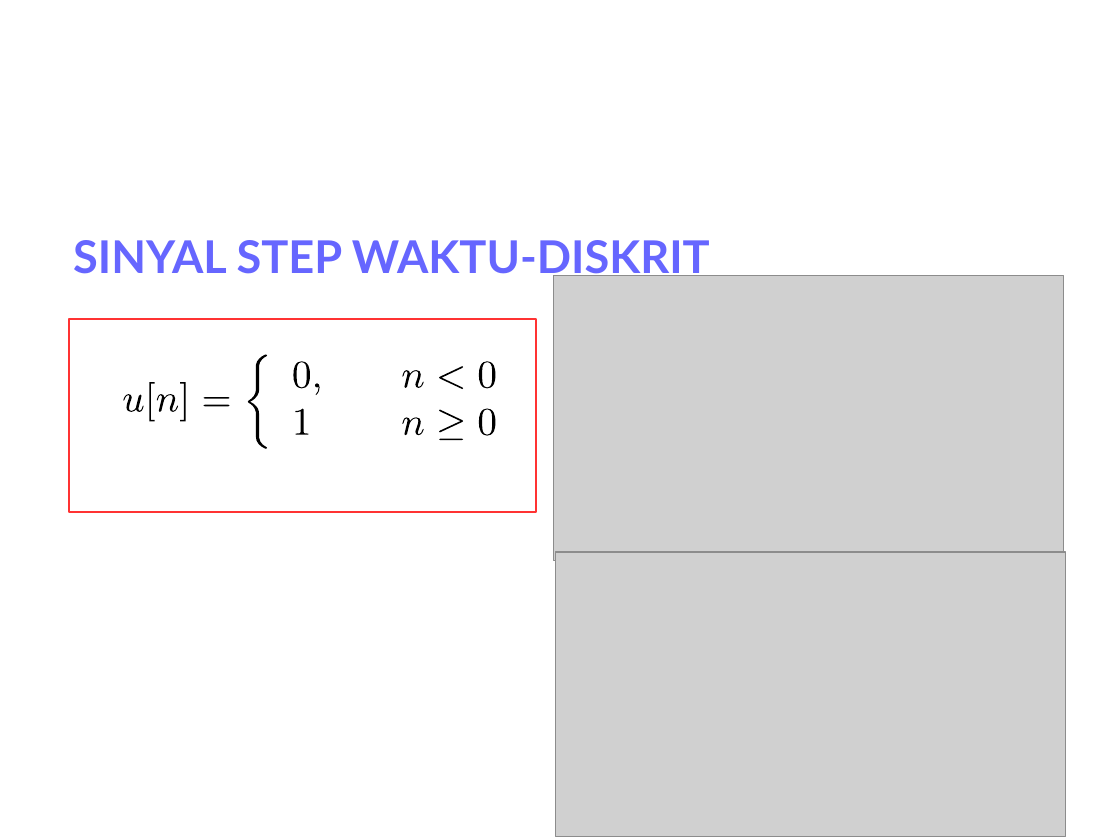
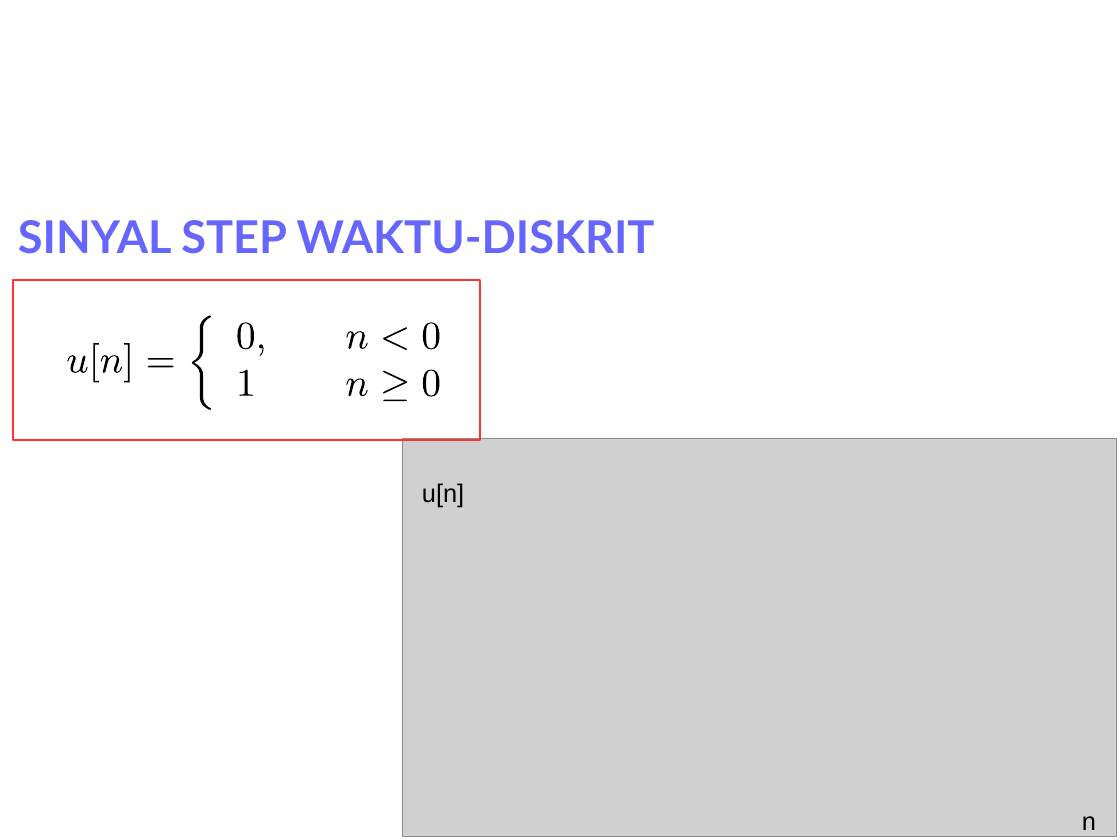
Before and after one commit to bagustris/sinyalsistem, a slide deck: slide 30 of slides/Week1_SinyalSistem.odp. Drawn at 1120x840 pixels with LibreOffice and Linux fonts; fonts in the diff are those of the drawing; grey boxes stand for pictures; background and template pictures are left out. Boxes give left, top, right and bottom in pixels: in the first picture for what was removed or moved away, otherwise in the second. Text is boxed around its words. In the diff, an @@ line names an element or a change of style, - is before the commit and + after.

```diff
--- a/slides/Week1_SinyalSistem.odp
+++ b/slides/Week1_SinyalSistem.odp
@@ text "SINYAL STEP WAKTU-DISKRIT" rewrapped from [73,240,710,282] to [18,220,655,254] @@
@@ rectangle: place and size @@
-rectangle at [69,319,537,512]
+rectangle at [12,281,480,440]
@@ picture removed at [554,276,1064,561] @@
@@ freeform shape: place and size @@
-freeform shape at [149,382,154,422]
+freeform shape at [66,312,441,407]
@@ freeform shape at [66,312,441,407]: fill #000000 to #FFFFFF @@
@@ freeform shape: place and size @@
-freeform shape at [315,383,320,395]
+freeform shape at [192,316,211,411]
@@ freeform shape: place and size @@
-freeform shape at [402,370,424,388]
+freeform shape at [238,322,254,350]
@@ freeform shape: place and size @@
-freeform shape at [296,409,309,435]
+freeform shape at [383,327,408,350]
@@ freeform shape: place and size @@
-freeform shape at [402,418,424,436]
+freeform shape at [423,322,439,350]
@@ freeform shape: place and size @@
-freeform shape at [157,394,178,413]
+freeform shape at [67,356,87,374]
@@ freeform shape: place and size @@
-freeform shape at [180,382,185,422]
+freeform shape at [94,344,99,383]
@@ freeform shape: place and size @@
-freeform shape at [203,397,230,407]
+freeform shape at [101,356,122,374]
@@ freeform shape: place and size @@
-freeform shape at [248,355,267,449]
+freeform shape at [124,344,129,383]
@@ freeform shape: place and size @@
-freeform shape at [294,362,310,389]
+freeform shape at [147,359,174,368]
@@ freeform shape: place and size @@
-freeform shape at [439,366,463,388]
+freeform shape at [259,345,264,357]
@@ freeform shape: place and size @@
-freeform shape at [479,362,495,389]
+freeform shape at [347,331,368,350]
@@ freeform shape: place and size @@
-freeform shape at [439,410,463,440]
+freeform shape at [240,370,253,396]
@@ freeform shape: place and size @@
-freeform shape at [479,409,495,436]
+freeform shape at [347,378,368,396]
@@ freeform shape added at [383,371,408,401], fill #000000 @@
@@ freeform shape added at [423,370,439,397], fill #000000 @@
@@ freeform shape removed at [123,394,143,413] @@
@@ picture: place and size @@
-picture at [556,552,1066,836]
+picture at [403,439,1117,837]
@@ text added at [422,483,464,507], 18 pt, text #000000 @@
+u[n]
@@ text added at [1082,816,1096,830], 18 pt, text #000000 @@
+n
```
Also in this commit, not shown: 10 other slides changed, 8 slides added, 1 slide removed, 2 other files.
